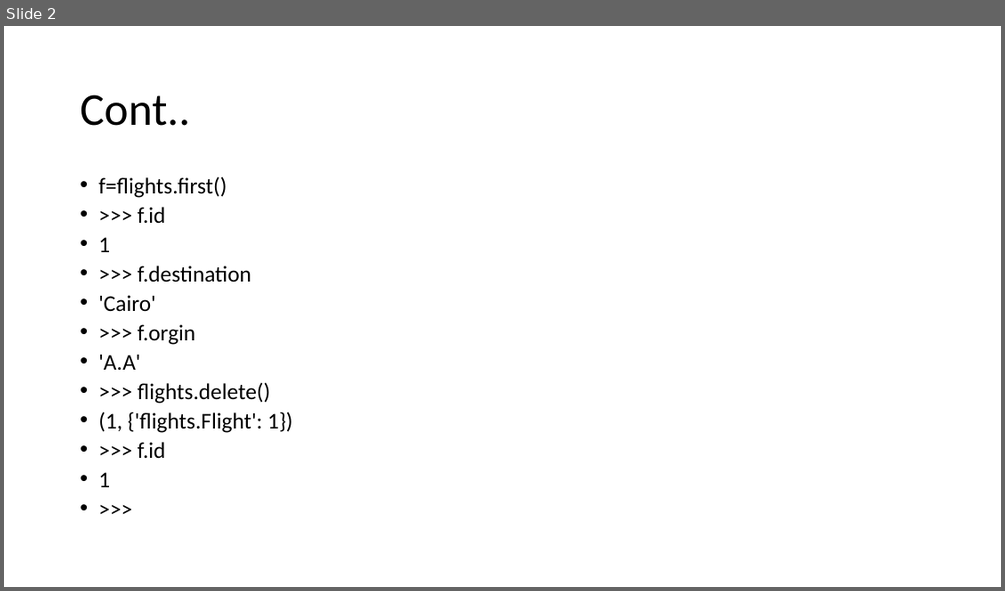
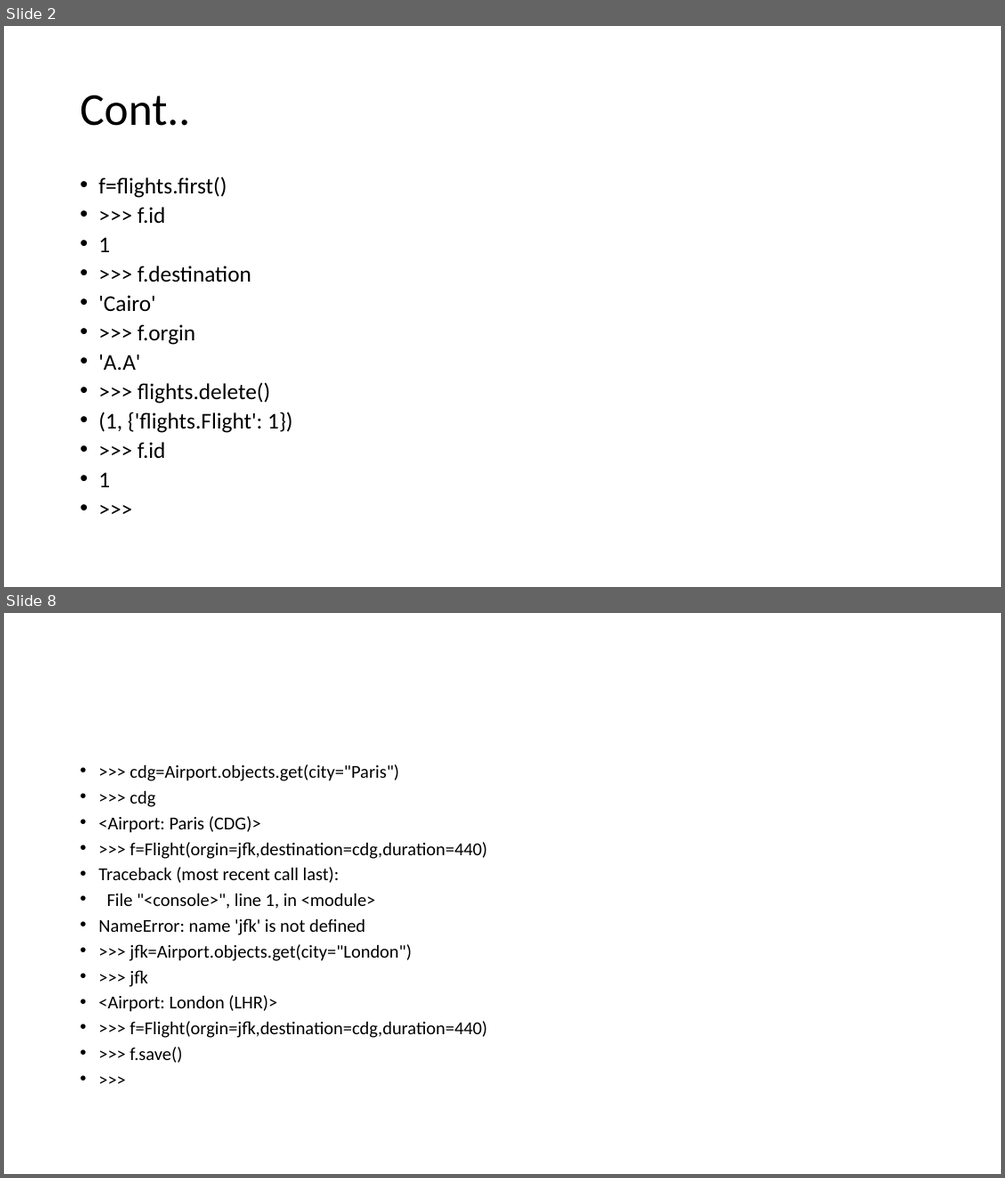
Before and after one commit to Yohannes1273/airline, a slide deck: cmd.pptx. Shown one above the other, each under a label of ours: slide 2 before the commit, slides 2 and 8 after it; the slides between them are not shown. The pictures are 1005x591 and 1005x1178 pixels, drawn with LibreOffice and Linux fonts; fonts in the diff are those of the drawing. Boxes give left, top, right and bottom in pixels: in the first picture for what was removed or moved away, otherwise in the second. Text is boxed around its words. In the diff, an @@ line names an element or a change of style, - is before the commit and + after.

```diff
--- a/cmd.pptx
+++ b/cmd.pptx
@@ slide 8 added at (4,613,1001,1174), background #FFFFFF @@
@@ text added at (98,764,487,1062), 17.5 pt, text #000000 @@
+• >>> cdg=Airport.objects.get(city="Paris")
+• >>> cdg
+• <Airport: Paris (CDG)>
+• >>> f=Flight(orgin=jfk,destination=cdg,duration=440)
+• Traceback (most recent call last):
+• File "<console>", line 1, in <module>
+• NameError: name 'jfk' is not defined
+• >>> jfk=Airport.objects.get(city="London")
+• >>> jfk
+• <Airport: London (LHR)>
+• >>> f=Flight(orgin=jfk,destination=cdg,duration=440)
+• >>> f.save()
+• >>>
```
Also in this commit, not shown: 5 other slides added, 6 other files.
